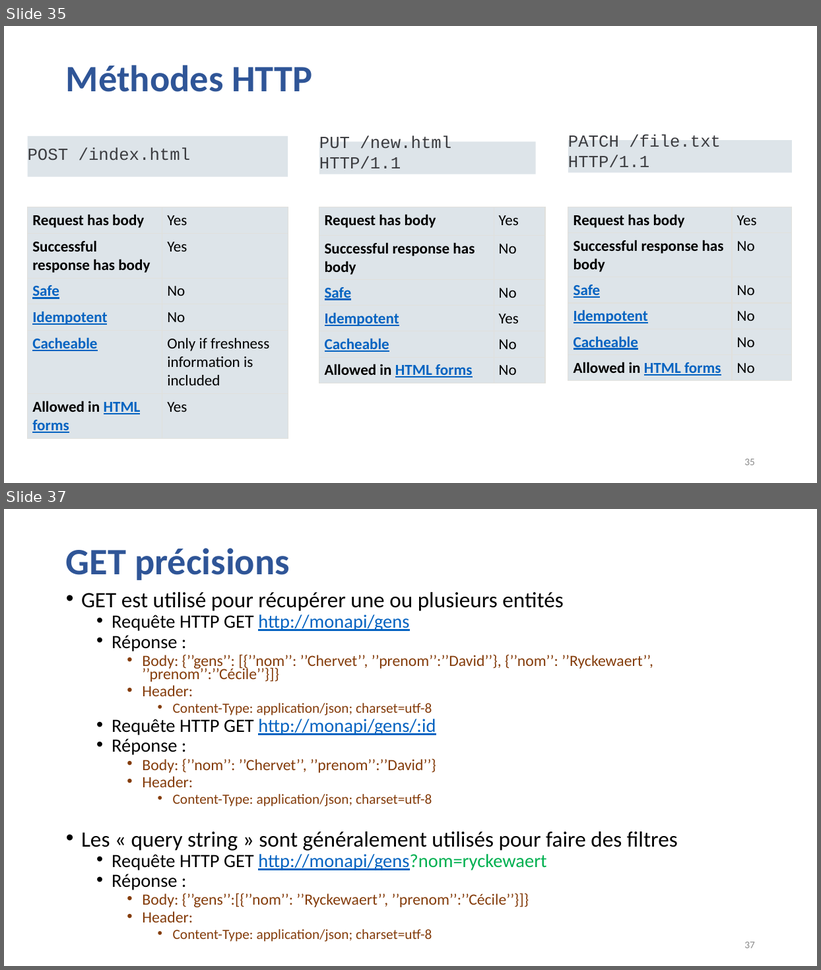
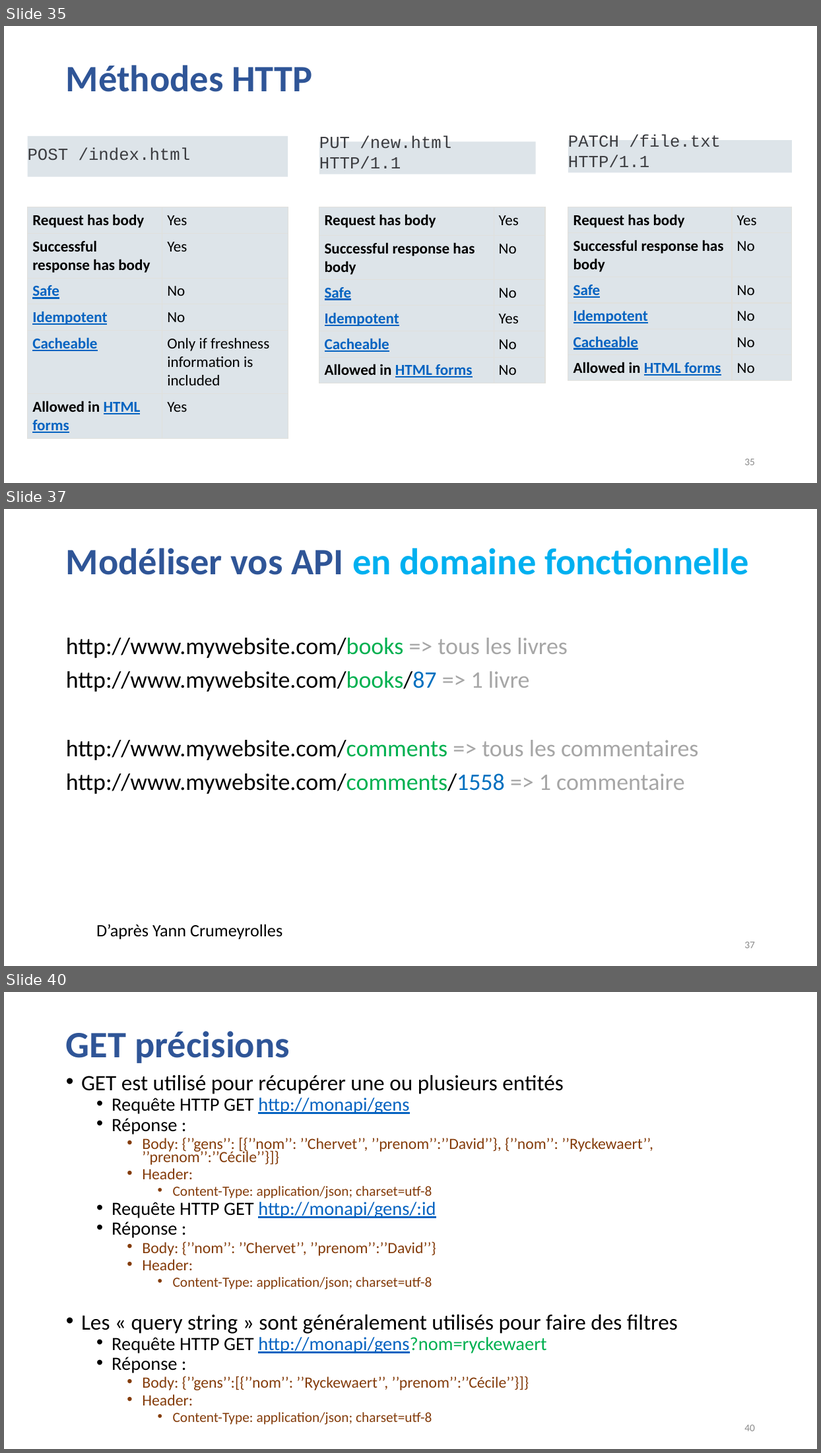
Before and after one commit to guillaumechervet/course.rest, a slide deck: documentations/3 - Web Services partie REST.pptx. Shown one above the other, each under a label of ours: slides 35 and 37 before the commit, slides 35, 37 and 40 after it; the slides between them are not shown. The pictures are 821x970 and 821x1453 pixels, drawn with LibreOffice and Linux fonts; fonts in the diff are those of the drawing. Boxes give left, top, right and bottom in pixels: in the first picture for what was removed or moved away, otherwise in the second. Text is boxed around its words. In the diff, an @@ line names an element or a change of style, - is before the commit and + after.

```diff
--- a/documentations/3 - Web Services partie REST.pptx
+++ b/documentations/3 - Web Services partie REST.pptx
@@ slide 37 added at (x1=4, y1=509, x2=817, y2=966), background #FFFFFF @@
@@ title added at (x1=66, y1=548, x2=749, y2=575), 44 pt, text #00B0F0, bold @@
+Modéliser vos API en domaine fonctionnelle
@@ text added at (x1=66, y1=638, x2=698, y2=794), 28 pt, text #000000 @@
+http://www.mywebsite.com/books => tous les livres
+http://www.mywebsite.com/books/87 => 1 livre
+http://www.mywebsite.com/comments => tous les commentaires
+http://www.mywebsite.com/comments/1558 => 1 commentaire
@@ text added at (x1=96, y1=924, x2=283, y2=940), 20.4 pt, text #000000 @@
+  D’après Yann Crumeyrolles
@@ page number added at (x1=745, y1=942, x2=755, y2=949), 12 pt, text #8C8C8C @@
+37
@@ what was slide 37 is now slide 40 @@
@@ page number at (x1=745, y1=1425, x2=755, y2=1432): text changed @@
-37
+40
```
Also in this commit, not shown: 11 slides changed, 3 other slides added, 7 other files.
